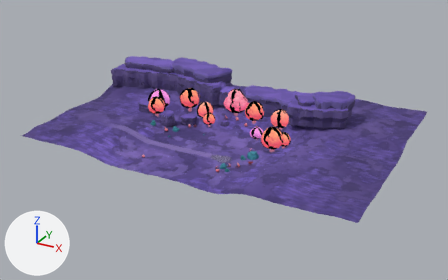
Two versions of the glTF model godot/assets/atia/arena_v2/mystic/mystic_arena.glb, one commit apart.
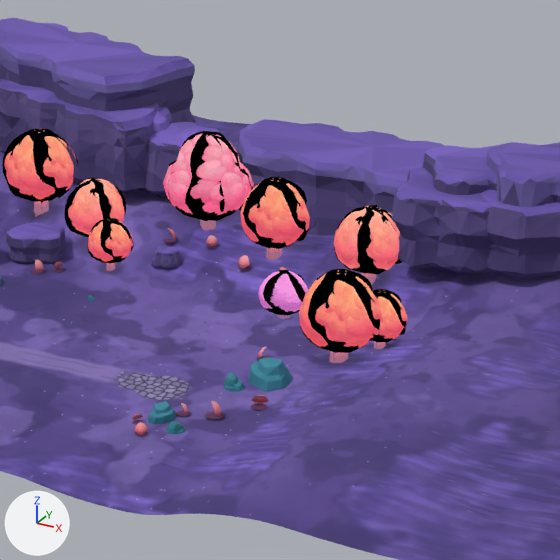
Each version is shown whole from a 50 mm lens placed at (74.2, -124.7, 66.6), pointed at (0.3, 9.8, -0.6), then close up on the part from 40% to 74% of the width and 19% to 74% of the height. The lights are fixed; the arrows at lower left show +X, +Y and +Z. The last two pictures show the newer version. Where no turn or scale is listed for an object, it has been applied to the vertices.

Names of what the first close-up shows: 'G_mystic_Ground', 'P_mystic_00_mesa_wide', 'P_mystic_01_mesa_b', 'P_mystic_02_ridge', 'P_mystic_03_mesa_a', 'P_mystic_04_tree_c', 'P_mystic_05_tree_a', 'P_mystic_06_tree_a', 'P_mystic_07_tree_b', 'P_mystic_12_ledge_b', 'P_mystic_16_ledge', 'P_mystic_19_tree_b', 'P_mystic_26_grass_a', 'P_mystic_27_grass_b', 'P_mystic_28_grass_c', 'P_mystic_36_tree_a' and 15 more.
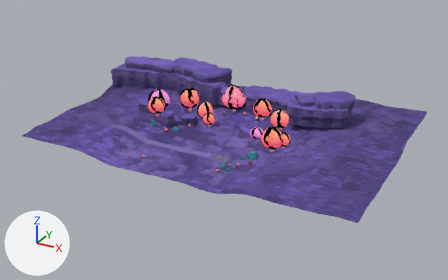
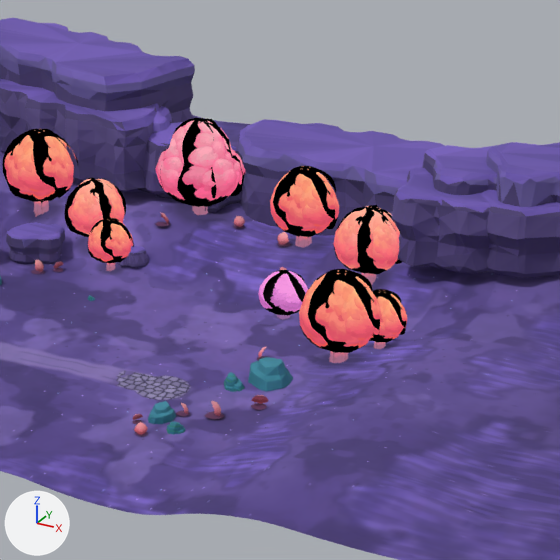
Location of each change, [x1, y1, x2, y2] in pixels of the close-ups (560 x 560 px):
```json
{"object": "P_mystic_04_tree_c", "change": "moved", "before": [163, 131, 254, 231], "after": [155, 118, 245, 215]}
{"object": "P_mystic_05_tree_a", "change": "moved", "before": [240, 177, 310, 261], "after": [270, 166, 339, 248]}
{"object": "P_mystic_12_ledge_b", "change": "moved", "before": [151, 246, 182, 269], "after": [118, 246, 149, 268]}
{"object": "P_mystic_28_grass_c", "change": "moved", "before": [238, 255, 252, 270], "after": [277, 232, 291, 246]}
{"object": "P_mystic_27_grass_b", "change": "moved", "before": [206, 235, 218, 248], "after": [233, 216, 245, 228]}
{"object": "P_mystic_26_grass_a", "change": "moved", "before": [163, 228, 178, 243], "after": [156, 212, 170, 226]}
```

Scene script edits in JSON lines:
```json
{"op": "set", "path": "ob_p_mystic_04_tree_c.location", "old": "(-2.0, 21.0, 2.07)", "new": "(-3.5, 22.5, 2.46)"}
{"op": "set", "path": "ob_p_mystic_05_tree_a.location", "old": "(4.5, 19.5, 1.43)", "new": "(6.0, 21.5, 1.97)"}
{"op": "set", "path": "ob_p_mystic_12_ledge_b.location", "old": "(-3.0, 16.2, 0.72)", "new": "(-5.5, 15.5, 0.54)"}
{"op": "set", "path": "ob_p_mystic_26_grass_a.location", "old": "(-3.8, 18.2, 1.72)", "new": "(-5.2, 19.5, 2.35)"}
{"op": "set", "path": "ob_p_mystic_27_grass_b.location", "old": "(-0.6, 19.0, 1.67)", "new": "(0.2, 22.0, 2.41)"}
{"op": "set", "path": "ob_p_mystic_28_grass_c.location", "old": "(3.0, 17.6, 1.01)", "new": "(4.6, 21.0, 2.04)"}
```
